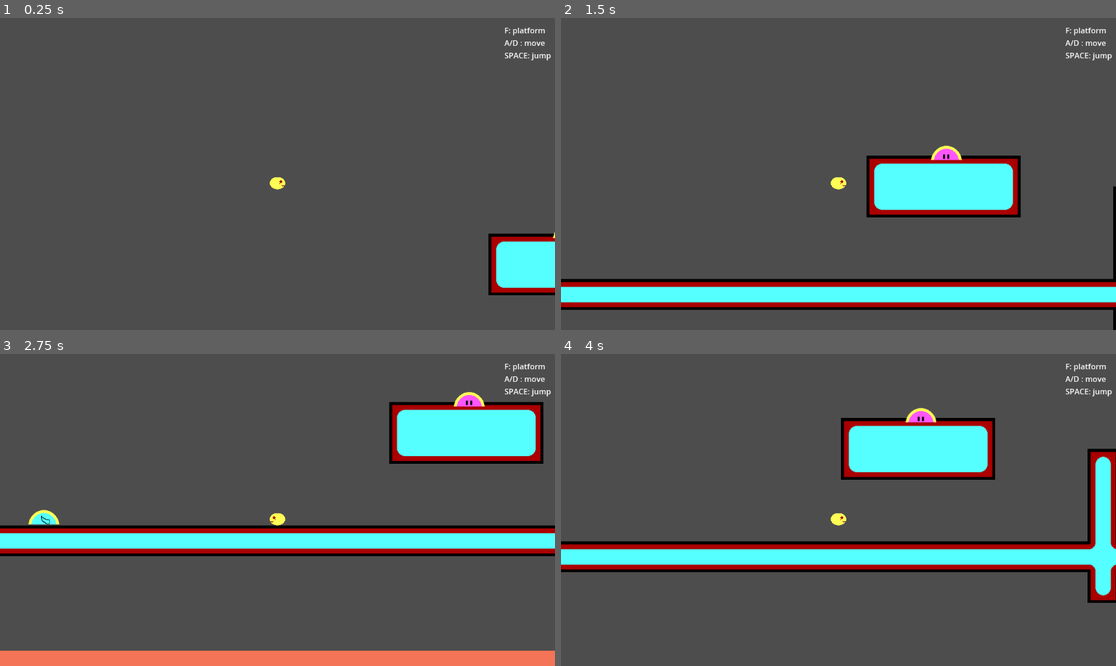
Above: before the commit, frames 1-4 (two rows, left to right).
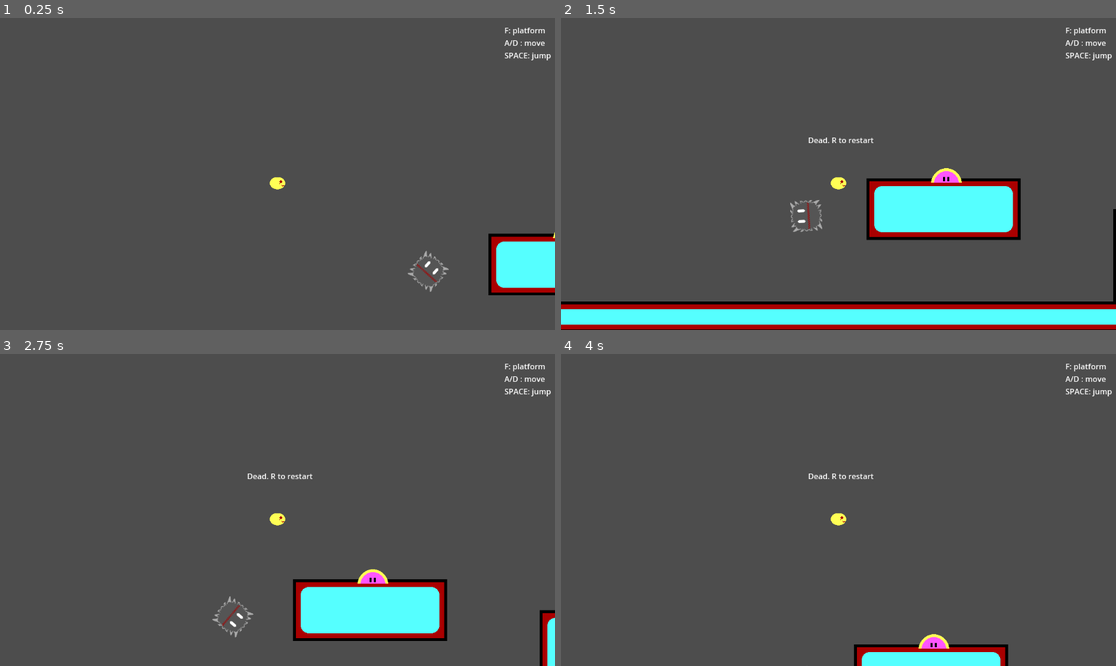
Above: after the commit, the same moments.

Repository: icvara/IMPROGAMEJAM
Game: Godot game, scene res://main.tscn
Two runs of this game, one before a commit and one after it. Both use one fixed random seed, a clock stepped at 60 frames per second and the inputs below.
Inputs (mouse positions are in pixels of both pictures, inside the frame that each line leads up to):
- Up to frame 1 (0.25 s): no input
- Up to frame 2 (1.5 s): move the mouse to (960, 158) at 0.52 s; hold F (absorb) 0.53-1.28 s; hold D (right) from 0.53 s (still down); tap Space (jump) at 0.77 s; move the mouse to (727, 189) at 1.27 s; tap F (absorb) at 1.35 s
- Up to frame 3 (2.75 s): tap Space (jump) at 1.52 s; move the mouse to (333, 441) at 2.02 s; release D (right) at 2.03 s; hold A (left) from 2.03 s (still down); hold F (absorb) from 2.03 s (still down)
- Up to frame 4 (4 s): move the mouse to (810, 572) at 2.77 s; release A (left) at 2.78 s; release F (absorb) at 2.78 s; hold D (right) from 2.78 s (still down); tap F (absorb) at 2.85 s; tap Space (jump) at 3.02, 3.77 s; move the mouse to (1005, 556) at 3.52 s; hold F (absorb) from 3.53 s (still down)

The runs differ from the first frame. In frame 1, 0.2% of the frame differs, in the area x 73-81%, y 74-88%; in frame 2, 22%; in frame 3, 27%, in the area x 0-100%, y 12-100%; in frame 4, 20%.

Commit message:
add first enemy

Diff:
--- a/impro_gamejam/World/level1.tscn
+++ b/impro_gamejam/World/level1.tscn
@@ -1,6 +1,9 @@
-[gd_scene load_steps=4 format=4 uid="uid://beexyjp432l28"]
+[gd_scene load_steps=7 format=4 uid="uid://beexyjp432l28"]
 
 [ext_resource type="Texture2D" uid="uid://tte4h822dsfd" path="res://art/ground1_tilemap.png" id="1_rgxe0"]
+[ext_resource type="PackedScene" uid="uid://p3i82iqrk7a6" path="res://blop/blop_oreille.tscn" id="2_rvplu"]
+[ext_resource type="PackedScene" uid="uid://ckgiwkhhrd0n5" path="res://blop/blop_plume.tscn" id="3_jlpxn"]
+[ext_resource type="PackedScene" uid="uid://d3ybhps77piti" path="res://enemy/enemy.tscn" id="4_oa7g3"]
 
 [sub_resource type="TileSetAtlasSource" id="TileSetAtlasSource_in8jg"]
 texture = ExtResource("1_rgxe0")
@@ -54,3 +57,15 @@
 [node name="tile_0" type="TileMapLayer"]
 tile_map_data = PackedByteArray("AAACAAIAAAAAAAEAAAACAAYAAAACAAEAAAABAAYAAAABAAAAAAABAAcAAAADAAIAAAABAAgAAAADAAIAAAABAA …(992 unchanged characters)…
 tile_set = SubResource("TileSet_6hgml")
+
+[node name="Blop" parent="." instance=ExtResource("2_rvplu")]
+position = Vector2(769, 674)
+
+[node name="Blop2" parent="." instance=ExtResource("3_jlpxn")]
+position = Vector2(656, 666)
+
+[node name="enemy" parent="." instance=ExtResource("4_oa7g3")]
+position = Vector2(1411, 526)
+
+[node name="enemy2" parent="." instance=ExtResource("4_oa7g3")]
+position = Vector2(390, 420)
--- /dev/null
+++ b/impro_gamejam/enemy/enemy.gd
@@ -0,0 +1,10 @@
+extends CharacterBody2D
+
+
+func _ready() -> void:
+	$AnimationPlayer.play("new_animation")
+
+func _on_area_2d_body_entered(body: Node2D) -> void:
+	if body.name == "Player":
+		body.get_node("Debugmsg").text = "Dead. R to restart"
+		body.alive = false
--- /dev/null
+++ b/impro_gamejam/enemy/enemy.tscn
@@ -0,0 +1,95 @@
+[gd_scene load_steps=12 format=3 uid="uid://d3ybhps77piti"]
+
+[ext_resource type="Script" uid="uid://7wq8ohrnrx48" path="res://enemy/enemy.gd" id="1_p200p"]
+[ext_resource type="Texture2D" uid="uid://bhujrbsh4mhjs" path="res://art/splitter2.png" id="2_p200p"]
+[ext_resource type="Texture2D" uid="uid://cpqo4c1ensgwn" path="res://art/splitter3.png" id="3_pmsee"]
+
+[sub_resource type="AtlasTexture" id="AtlasTexture_5ffra"]
+atlas = ExtResource("2_p200p")
+region = Rect2(0, 0, 64, 64)
+
+[sub_resource type="AtlasTexture" id="AtlasTexture_e355f"]
+atlas = ExtResource("3_pmsee")
+region = Rect2(0, 0, 64, 64)
+
+[sub_resource type="SpriteFrames" id="SpriteFrames_78jik"]
+animations = [{
+"frames": [{
+"duration": 1.0,
+"texture": SubResource("AtlasTexture_5ffra")
+}, {
+"duration": 1.0,
+"texture": SubResource("AtlasTexture_e355f")
+}],
+"loop": true,
+"name": &"default",
+"speed": 5.0
+}]
+
+[sub_resource type="CircleShape2D" id="CircleShape2D_1wwld"]
+radius = 27.074
+
+[sub_resource type="CircleShape2D" id="CircleShape2D_pmsee"]
+radius = 39.0128
+
+[sub_resource type="Animation" id="Animation_ppra6"]
+resource_name = "new_animation"
+length = 2.0
+loop_mode = 1
+tracks/0/type = "value"
+tracks/0/imported = false
+tracks/0/enabled = true
+tracks/0/path = NodePath(".:rotation")
+tracks/0/interp = 1
+tracks/0/loop_wrap = true
+tracks/0/keys = {
+"times": PackedFloat32Array(0, 0.5, 1.02, 1.5, 1.51, 2),
+"transitions": PackedFloat32Array(1, 1, 1, 1, 1, 1),
+"update": 0,
+"values": [0.0, 1.5708, 3.14159, 4.71239, 4.71239, 6.28319]
+}
+
+[sub_resource type="Animation" id="Animation_p200p"]
+length = 0.001
+tracks/0/type = "value"
+tracks/0/imported = false
+tracks/0/enabled = true
+tracks/0/path = NodePath(".:rotation")
+tracks/0/interp = 1
+tracks/0/loop_wrap = true
+tracks/0/keys = {
+"times": PackedFloat32Array(0),
+"transitions": PackedFloat32Array(1),
+"update": 0,
+"values": [0.0]
+}
+
+[sub_resource type="AnimationLibrary" id="AnimationLibrary_pmsee"]
+_data = {
+&"RESET": SubResource("Animation_p200p"),
+&"new_animation": SubResource("Animation_ppra6")
+}
+
+[node name="enemy" type="CharacterBody2D"]
+script = ExtResource("1_p200p")
+
+[node name="AnimatedSprite2D" type="AnimatedSprite2D" parent="."]
+sprite_frames = SubResource("SpriteFrames_78jik")
+autoplay = "default"
+frame = 1
+frame_progress = 1.0
+
+[node name="CollisionShape2D" type="CollisionShape2D" parent="."]
+shape = SubResource("CircleShape2D_1wwld")
+
+[node name="Area2D" type="Area2D" parent="."]
+
+[node name="CollisionShape2D" type="CollisionShape2D" parent="Area2D"]
+shape = SubResource("CircleShape2D_pmsee")
+
+[node name="AnimationPlayer" type="AnimationPlayer" parent="."]
+libraries = {
+&"": SubResource("AnimationLibrary_pmsee")
+}
+
+[connection signal="body_entered" from="Area2D" to="." method="_on_area_2d_body_entered"]
Not shown, added: impro_gamejam/enemy/enemy.gd.uid
